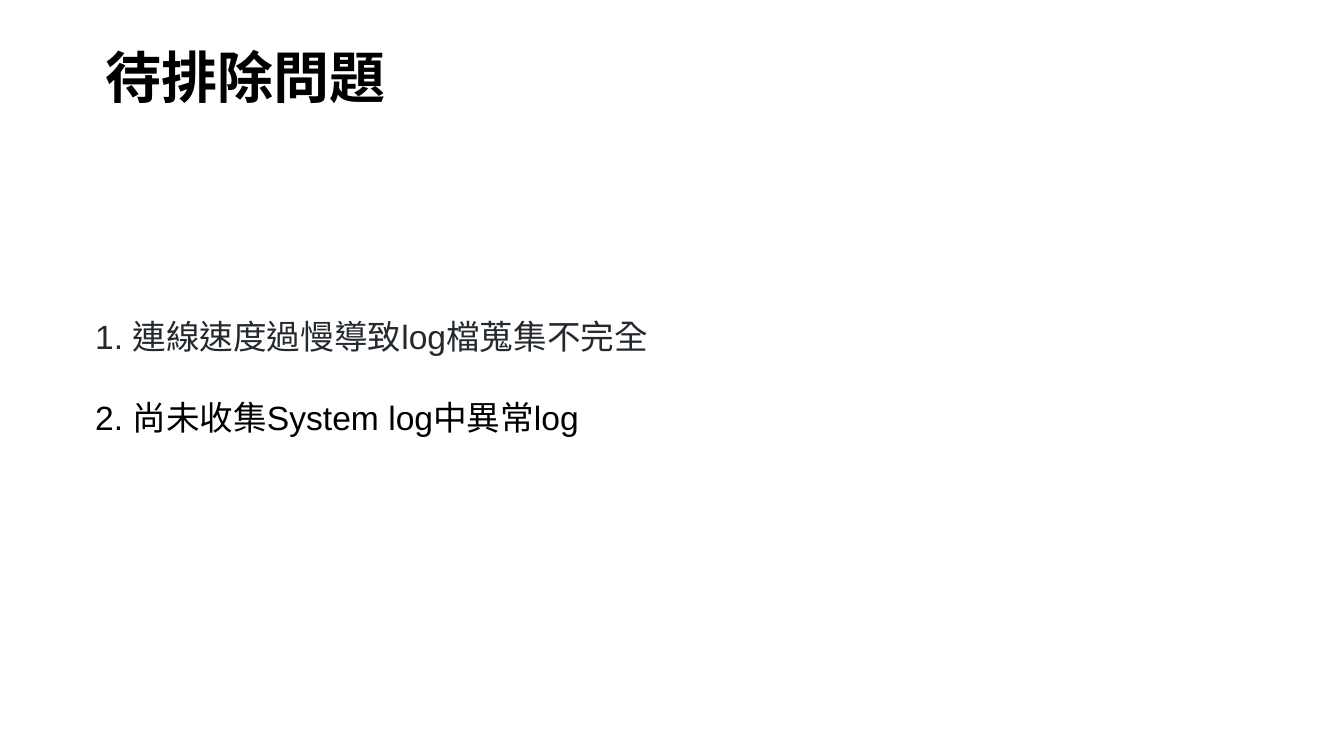
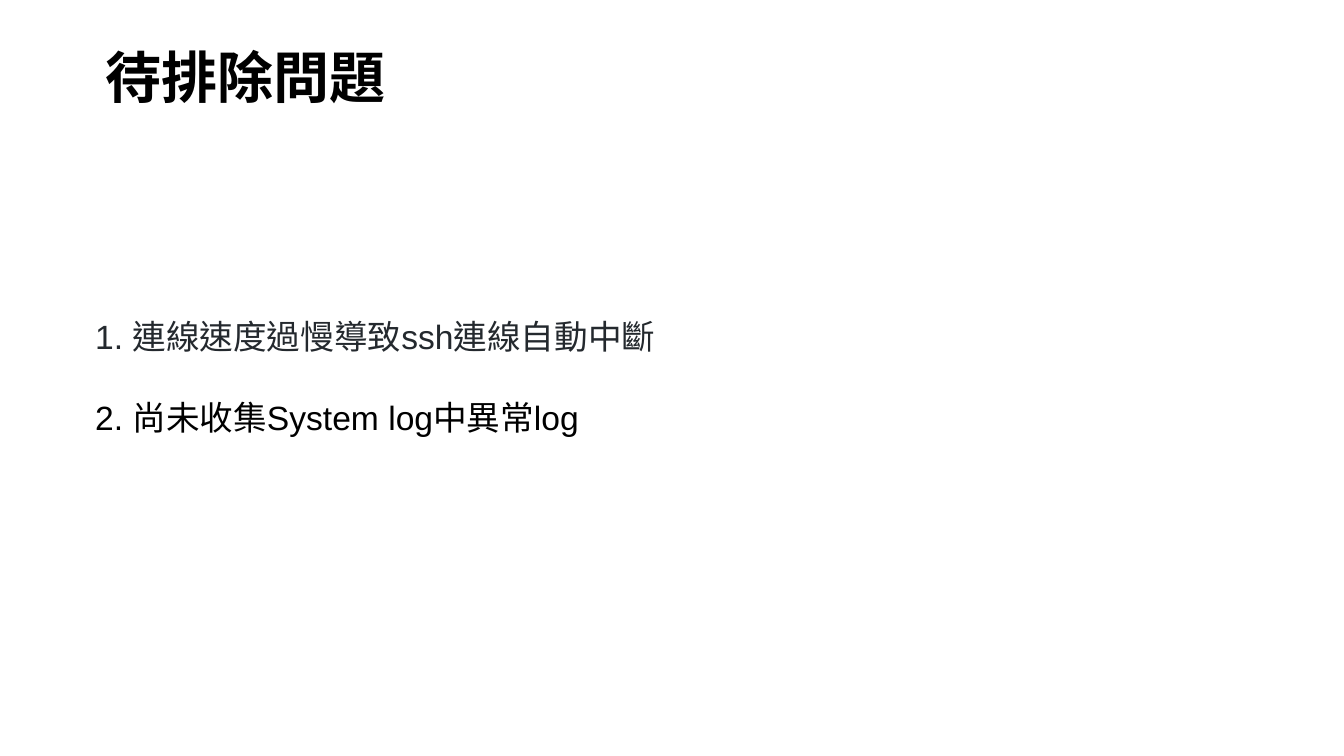
Before and after one commit to EXCurryBar/F5-SMO-selenium, a slide deck: slide 10 of Dynasafe_SMO.pptx (slide 8 before the commit). Drawn at 1344x756 pixels with LibreOffice and Linux fonts; fonts in the diff are those of the drawing; background and template pictures are left out. Boxes give left, top, right and bottom in pixels: in the first picture for what was removed or moved away, otherwise in the second. Text is boxed around its words. In the diff, an @@ line names an element or a change of style, - is before the commit and + after.

```diff
--- a/Dynasafe_SMO.pptx
+++ b/Dynasafe_SMO.pptx
@@ text at (95,320,656,352): text changed @@
-1. 連線速度過慢導致log檔蒐集不完全
+1. 連線速度過慢導致ssh連線自動中斷
```
Also in this commit, not shown: 2 other slides changed, 2 slides added, 2 other files.
